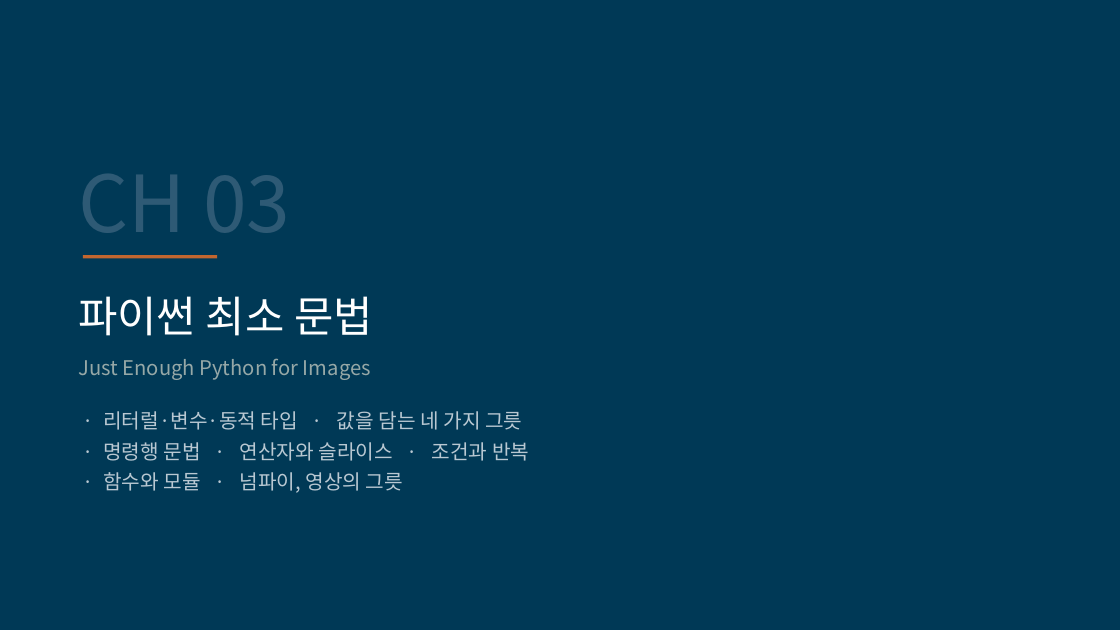
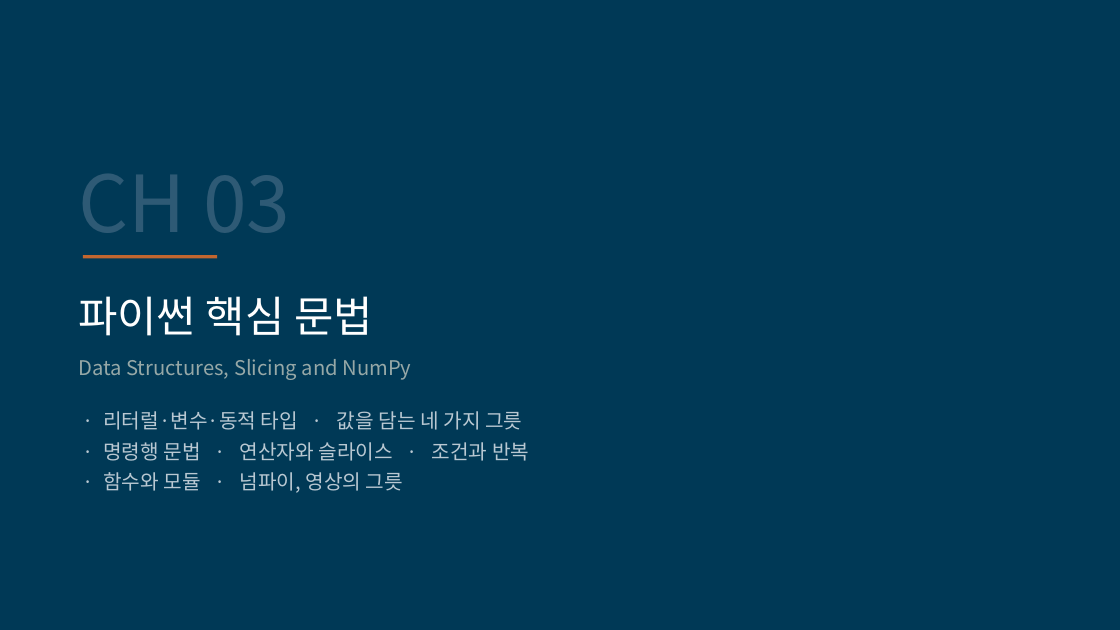
Before and after one commit to kkiimmiinn/cs-study-lab, a slide deck: slide 3 of ips/영상처리시스템_CH03.pptx. Drawn at 1120x630 pixels with LibreOffice and Linux fonts; fonts in the diff are those of the drawing. Boxes give left, top, right and bottom in pixels: in the first picture for what was removed or moved away, otherwise in the second. Text is boxed around its words. In the diff, an @@ line names an element or a change of style, - is before the commit and + after.

```diff
--- a/ips/영상처리시스템_CH03.pptx
+++ b/ips/영상처리시스템_CH03.pptx
@@ text at (78, 296, 373, 336): text changed @@
-파이썬 최소 문법
+파이썬 핵심 문법
@@ text at (78, 359, 411, 380): text changed @@
-Just Enough Python for Images
+Data Structures, Slicing and NumPy
```
Also in this commit, not shown: 14 other slides changed, 50 other files.
